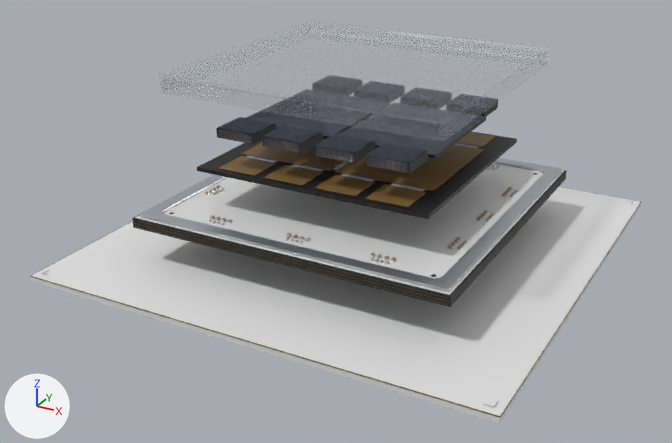
Before and after pictures for a commit that changed the glTF model public/models/compute-chip-gb200.glb.
Before and after are seen from a camera (50 mm lens) standing at (0.1031, -0.202, 0.1034) and looking at (-0.0028, -0.0095, 0.0072). The axes (+X, +Y, +Z) are drawn at lower left. The lights are the same throughout. The picture after the commit comes second. Where no turn or scale is listed for an object, it has been applied to the vertices. Vertices at exactly the same position are counted once.

Names of what the first picture shows: 'Package stiffener ring', 'REFERENCE_chip-gb200_0000', 'REFERENCE_chip-gb200_0001', 'REFERENCE_chip-gb200_0004', 'REFERENCE_chip-gb200_0014', 'REFERENCE_chip-gb200_0015', 'REFERENCE_chip-gb200_0017', 'REFERENCE_chip-gb200_0018', 'REFERENCE_chip-gb200_0019', 'REFERENCE_chip-gb200_0020' and 8 more.
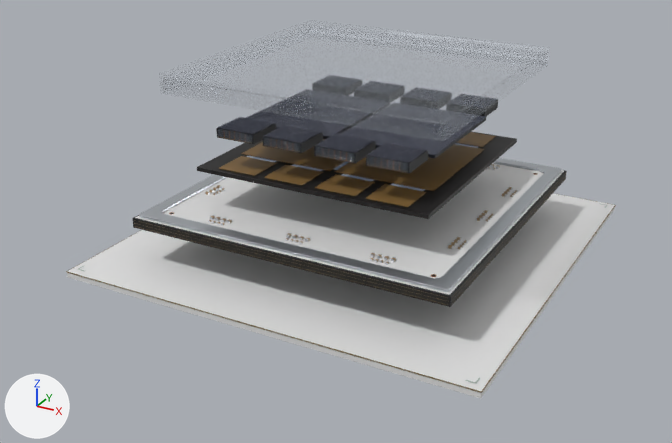
Where the change shows, as pixel boxes (x1, y1, x2, y2) in the pictures (672 x 443 px; the box of a moved part takes in the faces that stretch with it):
'REFERENCE_chip-gb200_0000', rescaled (10% narrower, 14% shorter): before (31, 187, 641, 423); after (67, 194, 615, 398)
'REFERENCE_chip-gb200_0020', reshaped (10% narrower, 10% shorter): before (30, 173, 641, 417); after (66, 173, 616, 393)
part 2 of me_mesh_20, moved or reshaped: before (31, 221, 133, 276); after (66, 230, 141, 272)
part 3 of me_mesh_20, moved or reshaped: before (30, 276, 500, 417); after (67, 272, 481, 393)
part 4 of me_mesh_20, moved or reshaped: before (500, 202, 641, 417); after (481, 205, 616, 393)

The change, as a list of edits to the scene's bpy script:
```text
Change me_mesh_0:
    used by ob_reference_chip_gb200_0000; location = (0.0, 0.0, -0.0008)
    remove me_mesh_0.from_pydata(...)  # 56 vertices, 108 faces; spans x -0.06..0.06, y -0.06..0.06, z -0.0008..0.0008
    add me_mesh_0.from_pydata(...)  # 56 vertices, 108 faces; spans x -0.054..0.054, y -0.054..0.054, z -0.0008..0.0008
    me_mesh_0 part 1: the whole mesh is scaled about its middle by (0.9, 0.9, 1)
Change me_mesh_20:
    used by ob_reference_chip_gb200_0020; location = (0.0, 0.0, 0.0)
    remove me_mesh_20.from_pydata(...)  # 896 vertices, 1728 faces; spans x -0.0601..0.0601, y -0.0601..0.0601, z -0.0002..0.0118
    add me_mesh_20.from_pydata(...)  # 896 vertices, 1728 faces; spans x -0.0541..0.0541, y -0.0541..0.0541, z -0.0002..0.0118
    me_mesh_20 part 2: the loose piece of 56 vertices spanning x -0.0601..-0.0599, y -0.06..0.06, z -0.0002..0.0 is scaled about its middle by (1, 0.9, 1), then moved by (0.006, 0.0, 0.0)
    me_mesh_20 part 3: the loose piece of 56 vertices spanning x -0.06..0.06, y -0.0601..-0.0599, z -0.0002..0.0 is scaled about its middle by (0.9, 1, 1), then moved by (0.0, 0.006, 0.0)
    me_mesh_20 part 4: the loose piece of 56 vertices spanning x 0.0599..0.0601, y -0.06..0.06, z -0.0002..0.0 is scaled about its middle by (1, 0.9, 1), then moved by (-0.006, 0.0, 0.0)
    other edits to the shape of me_mesh_20 do not show in these pictures
```
